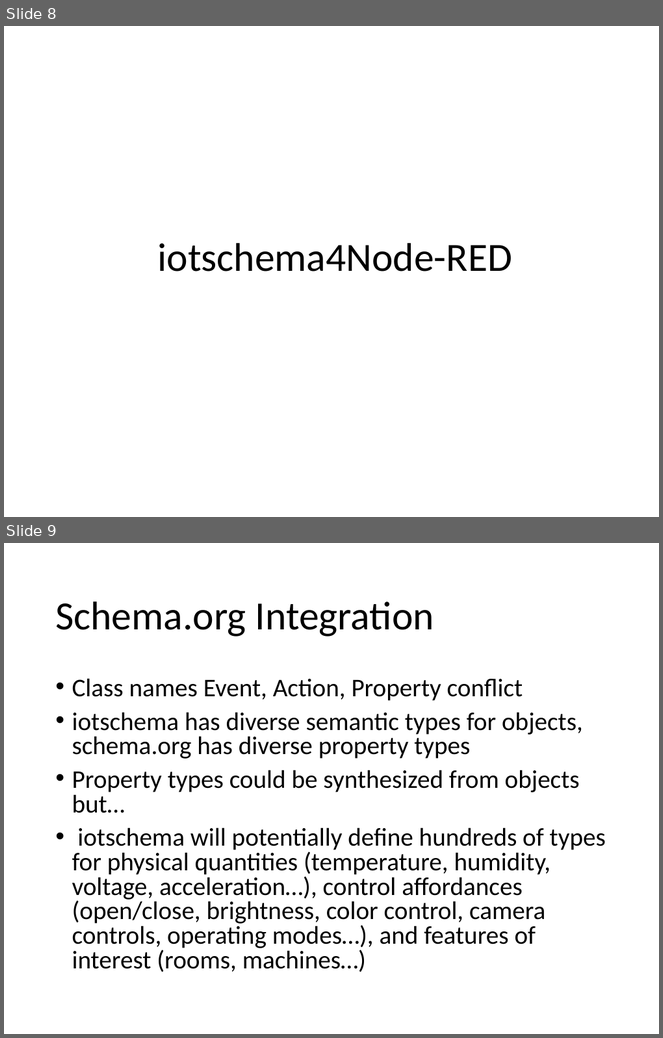
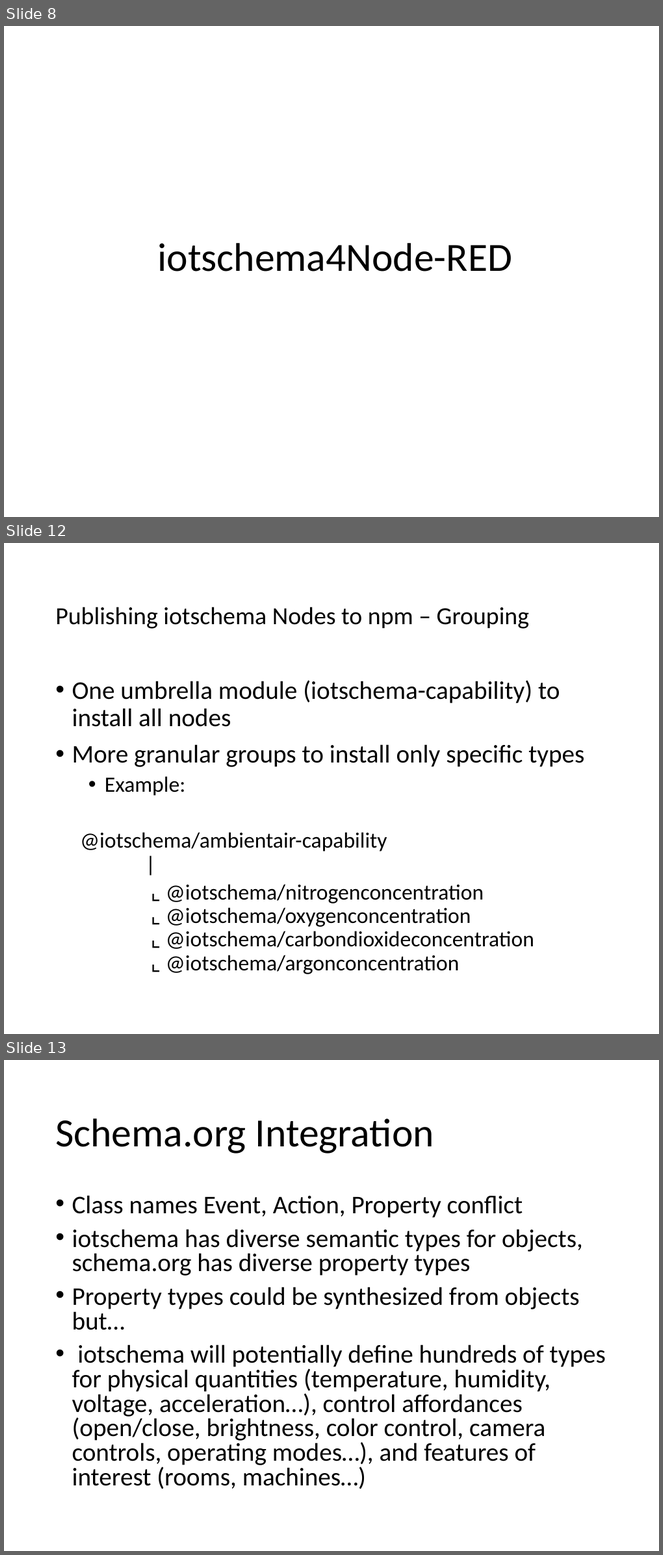
Before and after one commit to iot-schema-collab/teleconferences, a slide deck: iotschema-20200220.pptx. Shown one above the other, each under a label of ours: slides 8 and 9 before the commit, slides 8, 12 and 13 after it; the slides between them are not shown. The pictures are 663x1038 and 663x1555 pixels, drawn with LibreOffice and Linux fonts; fonts in the diff are those of the drawing. Boxes give left, top, right and bottom in pixels: in the first picture for what was removed or moved away, otherwise in the second. Text is boxed around its words. In the diff, an @@ line names an element or a change of style, - is before the commit and + after.

Commit message:
Slides updated with the topic: iotschema4Node-RED over npm

```diff
--- a/iotschema-20200220.pptx
+++ b/iotschema-20200220.pptx
@@ slide 12 added at (4,543,659,1034), background #FFFFFF @@
@@ title added at (55,607,529,629), 27 pt, text #000000 @@
+Publishing iotschema Nodes to npm – Grouping
@@ text added at (72,680,584,975), 24 pt, text #000000 @@
+• One umbrella module (iotschema-capability) to install all nodes
+• More granular groups to install only specific types
+  • Example:
+  @iotschema/ambientair-capability
+  |
+  ⌞ @iotschema/nitrogenconcentration
+  ⌞ @iotschema/oxygenconcentration
+  ⌞ @iotschema/carbondioxideconcentration
+  ⌞ @iotschema/argonconcentration
@@ what was slide 9 is now slide 13 @@
```
Also in this commit, not shown: 1 slide changed, 3 other slides added, 1 other file.
